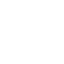
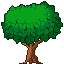
Layers edited between the first and the second 64px x 64px image:
added layer "big tree" in group "arbres" over (1, 1, 63, 64)
